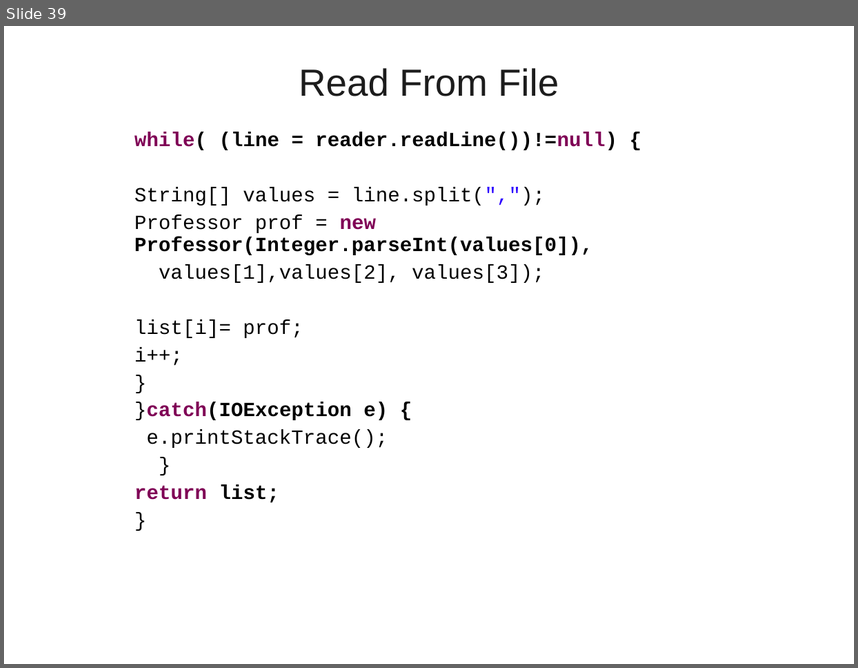
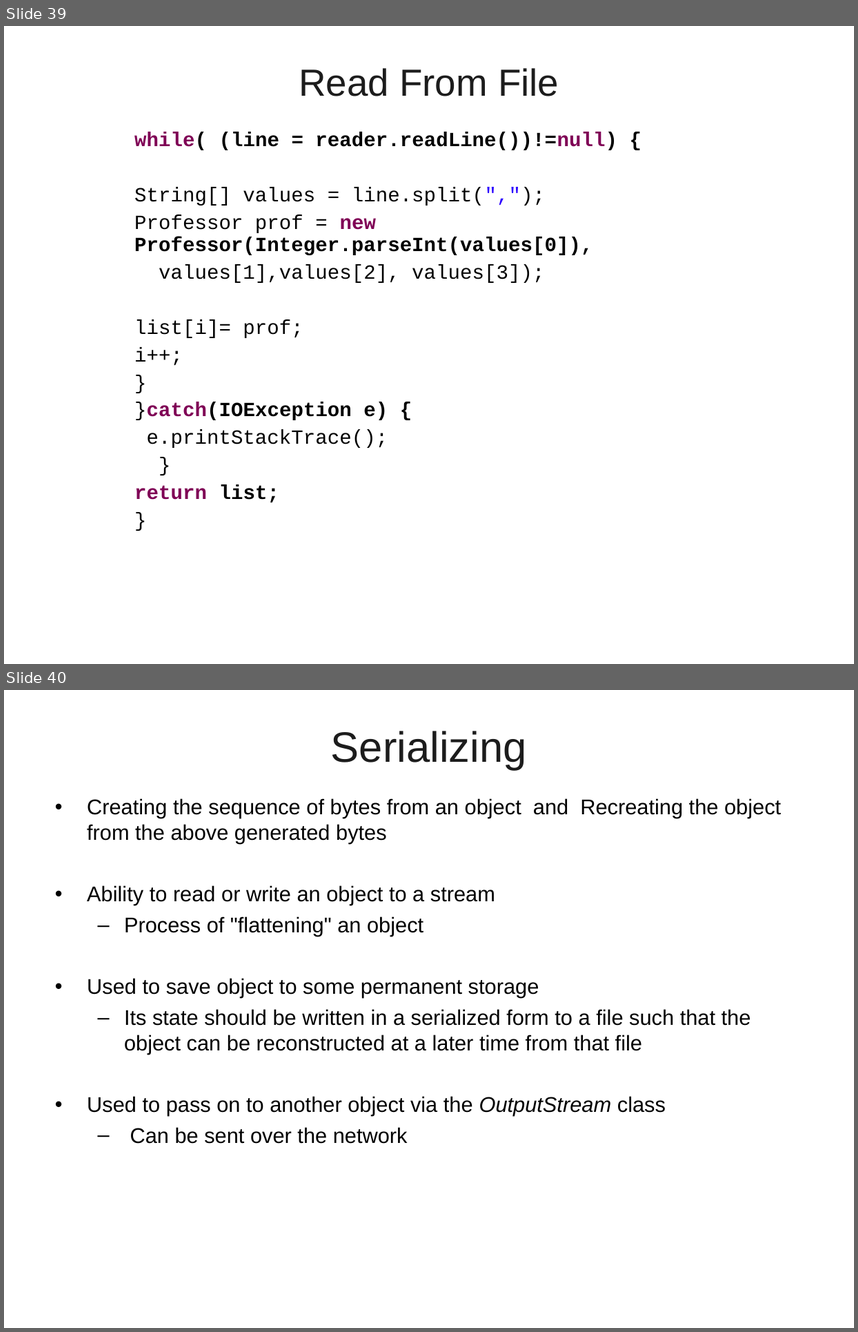
Before and after one commit to vatsanTraining/lumen_sep_2021, a slide deck: Java_Day_Three_Lumen_2021.ppt. Shown one above the other, each under a label of ours: slide 39 before the commit, slides 39 and 40 after it. The pictures are 858x668 and 858x1332 pixels, drawn with LibreOffice and Linux fonts; fonts in the diff are those of the drawing; background and template pictures are left out. Boxes give left, top, right and bottom in pixels: in the first picture for what was removed or moved away, otherwise in the second. Text is boxed around its words. In the diff, an @@ line names an element or a change of style, - is before the commit and + after.

```diff
--- a/Java_Day_Three_Lumen_2021.ppt
+++ b/Java_Day_Three_Lumen_2021.ppt
@@ slide 40 added at (4, 690, 854, 1328), background picture (left out) @@
@@ title added at (331, 731, 527, 770), 36 pt, text #1C1C1C @@
+Serializing
@@ text added at (87, 798, 781, 1143), 18 pt, text #000000 @@
+• Creating the sequence of bytes from an object and Recreating the object from the above generated bytes
+• Ability to read or write an object to a stream
+  – Process of "flattening" an object
+• Used to save object to some permanent storage
+  – Its state should be written in a serialized form to a file such that the object can be reconstructed at a later time from that file
+• Used to pass on to another object via the OutputStream class
+  – Can be sent over the network
```
Also in this commit, not shown: 6 other slides added.
